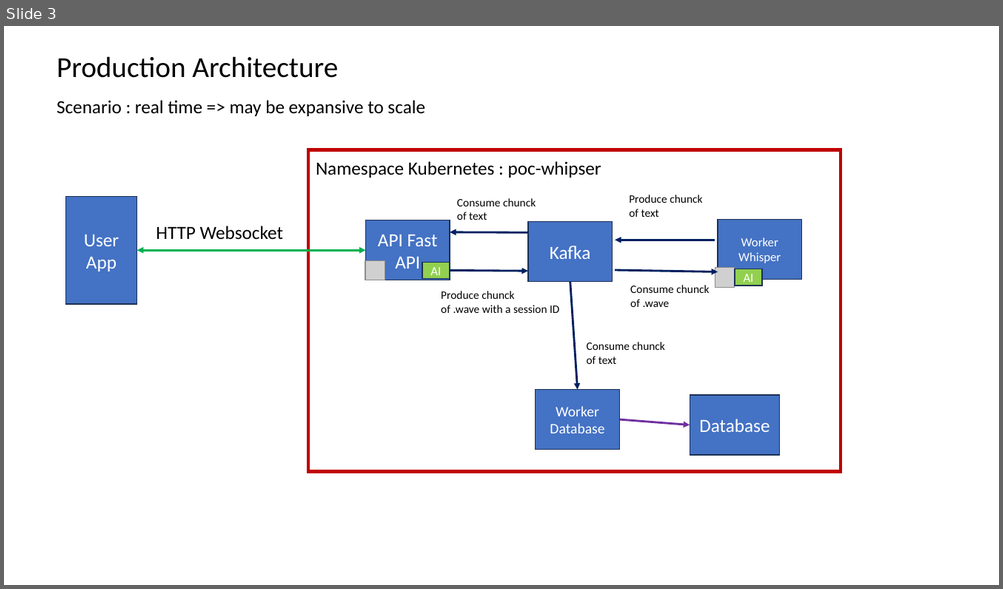
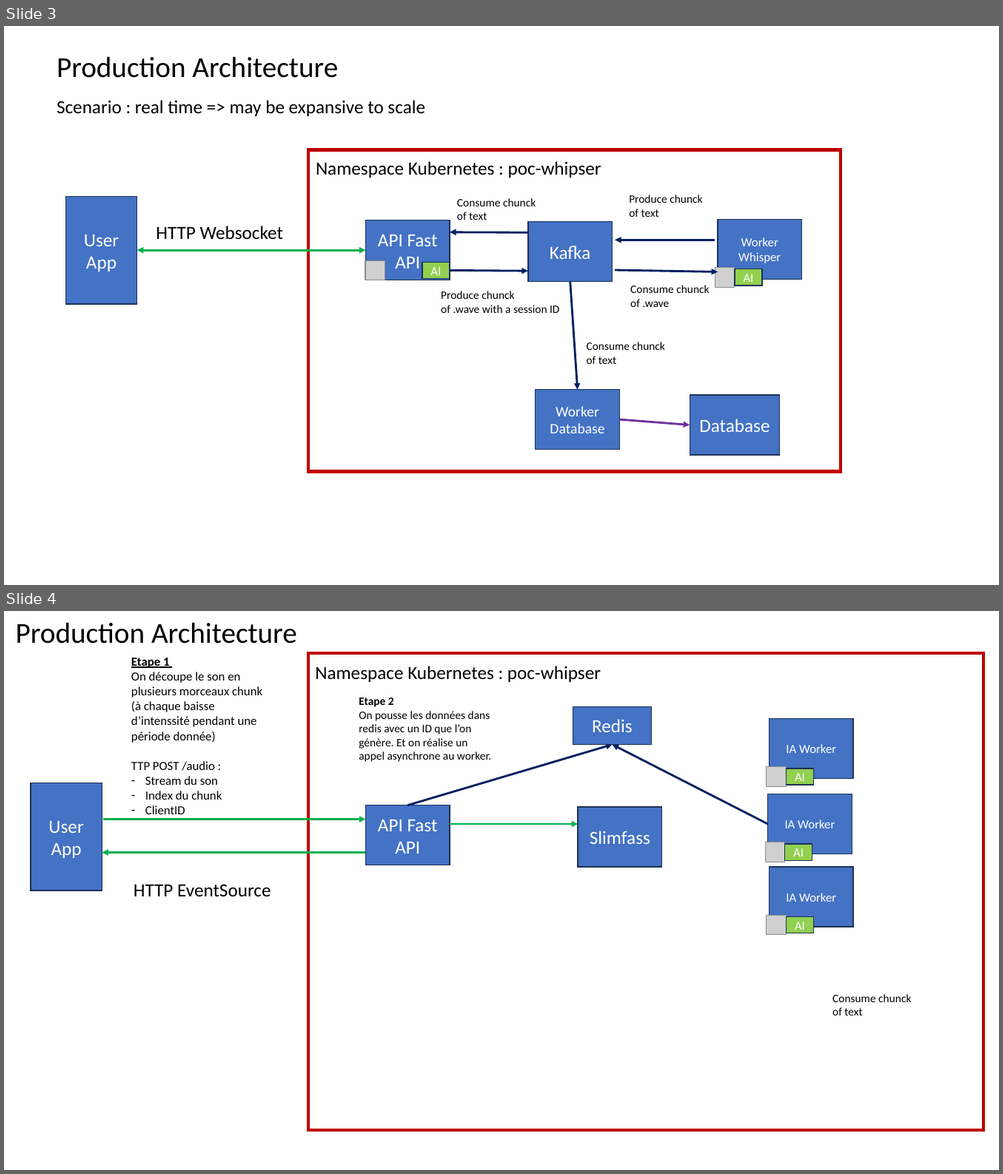
Before and after one commit to guillaume-chervet/poc-whisper, a slide deck: documentation/Architecture.pptx. Shown one above the other, each under a label of ours: slide 3 before the commit, slides 3 and 4 after it. The pictures are 1003x589 and 1003x1174 pixels, drawn with LibreOffice and Linux fonts; fonts in the diff are those of the drawing; grey boxes stand for pictures. Boxes give left, top, right and bottom in pixels: in the first picture for what was removed or moved away, otherwise in the second. Text is boxed around its words. In the diff, an @@ line names an element or a change of style, - is before the commit and + after.

Commit message:
feat(deploy): test deployment to kubernetes azure

```diff
--- a/documentation/Architecture.pptx
+++ b/documentation/Architecture.pptx
@@ slide 4 added at bbox=[4, 611, 999, 1170], background #FFFFFF @@
@@ text added at bbox=[16, 622, 297, 644], 28 pt, text #000000 @@
+Production Architecture
@@ rectangle added at bbox=[308, 653, 984, 1131], outline #C00000 3 pt @@
@@ text added at bbox=[131, 658, 262, 815], 12 pt, text #000000 @@
+Etape 1
+On découpe le son en plusieurs morceaux chunk (à chaque baisse d’intenssité pendant une période donnée)
+TTP POST /audio :
+– Stream du son
+– Index du chunk
+– ClientID
@@ text added at bbox=[315, 666, 600, 682], 18 pt, text #000000 @@
+Namespace Kubernetes : poc-whipser
@@ text added at bbox=[358, 698, 491, 762], 11 pt, text #000000 @@
+Etape 2
+On pousse les données dans redis avec un ID que l’on génère. Et on réalise un appel asynchrone au worker.
@@ rectangle added at bbox=[573, 706, 652, 744], fill #4472C4, outline #1E3256 1 pt, 18 pt, text #FFFFFF @@
+Redis
@@ rectangle added at bbox=[768, 718, 853, 778], fill #4472C4, outline #1E3256 1 pt, 12 pt, text #FFFFFF @@
+IA Worker
@@ arrow added from (407, 806) to (612, 744), #002060 2 pt @@
@@ arrow added from (768, 824) to (612, 744), #002060 2 pt @@
@@ rectangle added at bbox=[31, 783, 102, 891], fill #4472C4, outline #1E3256 1 pt, 18 pt, text #FFFFFF @@
+User App
@@ picture added at bbox=[766, 767, 786, 786] @@
@@ rectangle added at bbox=[786, 769, 814, 785], fill #92D050, outline #1E3256 1 pt, 12 pt, text #FFFFFF @@
+AI
@@ rectangle added at bbox=[366, 806, 450, 866], fill #4472C4, outline #1E3256 1 pt, 18 pt, text #FFFFFF @@
+API Fast API
@@ rectangle added at bbox=[578, 807, 662, 867], fill #4472C4, outline #1E3256 1 pt, 18 pt, text #FFFFFF @@
+Slimfass
@@ rectangle added at bbox=[768, 795, 852, 854], fill #4472C4, outline #1E3256 1 pt, 12 pt, text #FFFFFF @@
+IA Worker
@@ arrow added from (103, 819) to (366, 819), #00B050 2 pt @@
@@ arrow added from (449, 824) to (578, 824), #00B050 2 pt @@
@@ arrow added from (366, 853) to (102, 853), #00B050 2 pt @@
@@ picture added at bbox=[765, 843, 785, 862] @@
@@ rectangle added at bbox=[785, 844, 812, 860], fill #92D050, outline #1E3256 1 pt, 12 pt, text #FFFFFF @@
+AI
@@ rectangle added at bbox=[768, 867, 853, 926], fill #4472C4, outline #1E3256 1 pt, 12 pt, text #FFFFFF @@
+IA Worker
@@ text added at bbox=[134, 884, 271, 897], 18 pt, text #000000 @@
+HTTP EventSource
@@ picture added at bbox=[766, 915, 786, 935] @@
@@ rectangle added at bbox=[786, 917, 814, 934], fill #92D050, outline #1E3256 1 pt, 12 pt, text #FFFFFF @@
+AI
@@ text added at bbox=[832, 994, 910, 1016], 11 pt, text #000000 @@
+Consume chunck
+of text
```
Also in this commit, not shown: 3 other files.
